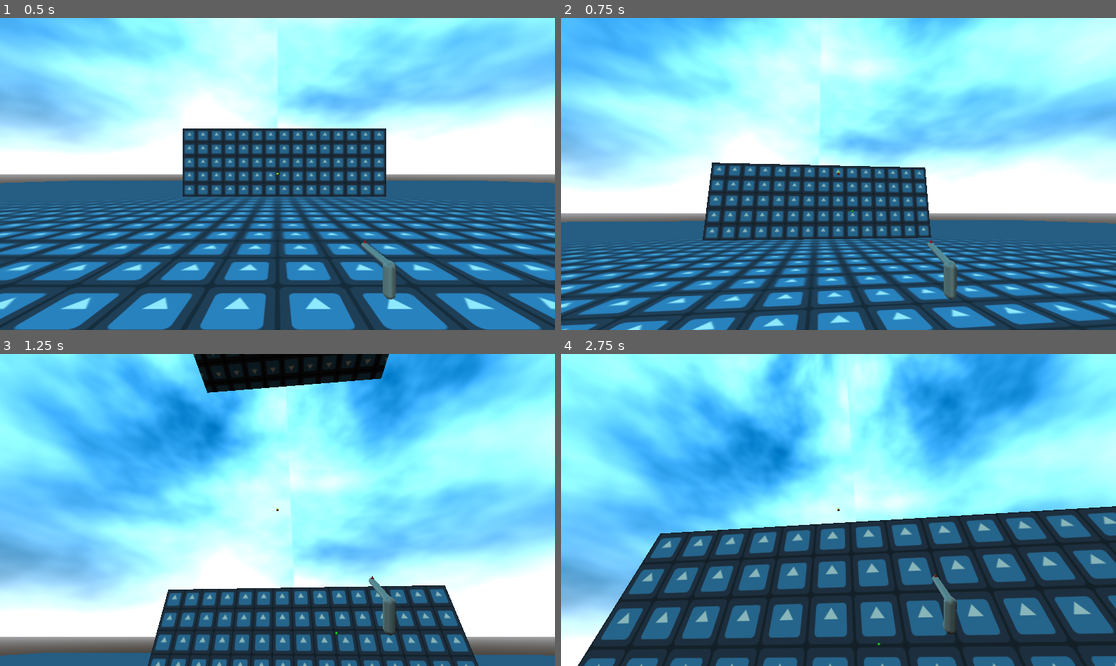
Above: before the commit, frames 1-4 (two rows, left to right).
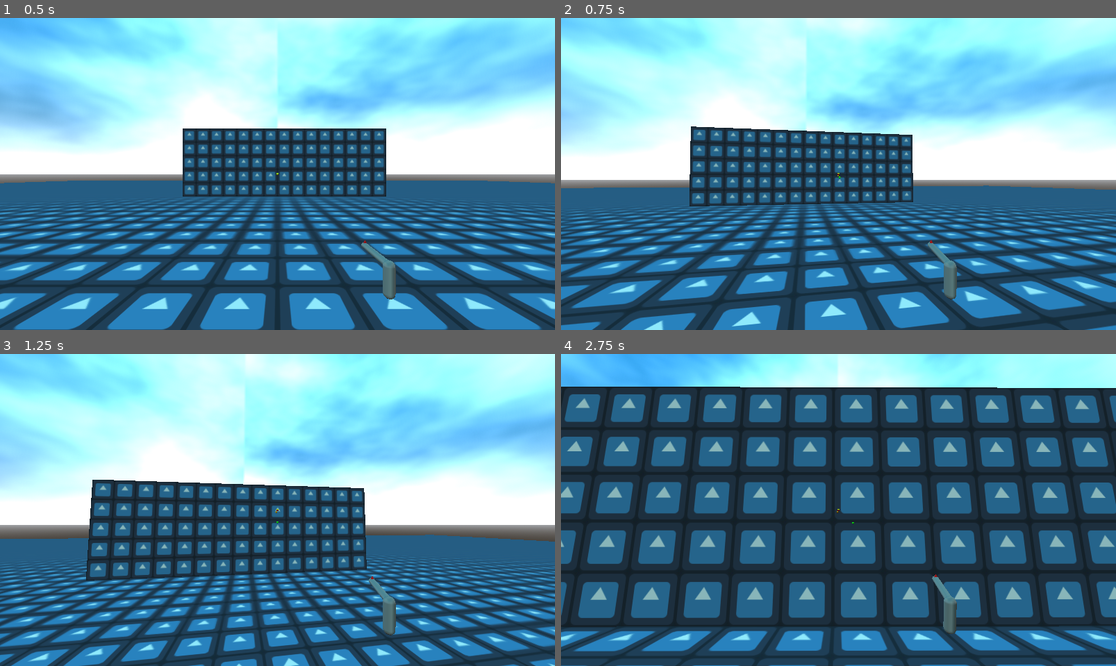
Above: after the commit, the same moments.

Repository: TaylorBradshaw/generic
Game: Godot game, scene res://world.tscn
The game is run twice, just before and just after one commit, with the same random seed, the same clock (stepped at 60 frames per second) and the same inputs. The engine's default icon, where the game draws it, is replaced by a stand-in: a white triangle on a blue panel in a dark square.
Inputs (mouse positions are in pixels of both pictures, inside the frame that each line leads up to):
- Up to frame 1 (0.5 s): no input
- Up to frame 2 (0.75 s): tap Enter at 0.5 s; move the mouse to (866, 174) at 0.52 s; press the mouse at (866, 174) at 0.53 s; hold W (up) from 0.53 s (still down)
- Up to frame 3 (1.25 s): keep holding W (up); tap Space (jump) at 0.77 s
- Up to frame 4 (2.75 s): keep holding W (up); move the mouse to (810, 510) at 1.27 s; release the mouse at (810, 510) at 1.28 s; right-click (810, 510) at 1.35 s; tap Space (jump) at 1.52 s; click (810, 510) at 1.55 s; move the mouse to (849, 503) at 2.02 s; press the mouse at (849, 503) at 2.03 s

Frame 1 is identical in both runs. In frame 2, 74% of the frame differs, in the area x 0-100%, y 0-100%; in frame 3, 90%; in frame 4, 86%.

Commit message:
Add last recoil rotation debug object, attempt different ease methods with fire_rate

Diff:
--- a/godot_recoil/player.gd
+++ b/godot_recoil/player.gd
@@ -15,6 +15,7 @@
 var debug_head = Node3D.new()
 var debug_camera_rotation = Node3D.new()
 var debug_recoil_rotation = Node3D.new()
+var debug_last_rotation = Node3D.new()
 var debug_target_rotation = Node3D.new()
 
 func _ready() -> void:
@@ -26,6 +27,8 @@
     debug_camera_rotation.add_child(sphere(Color.GREEN))
     debug_head.add_child(debug_recoil_rotation)
     debug_recoil_rotation.add_child(sphere(Color.RED))
+    debug_head.add_child(debug_last_rotation)
+    debug_last_rotation.add_child(sphere(Color.ORANGE))
     debug_head.add_child(debug_target_rotation)
     debug_target_rotation.add_child(sphere(Color.YELLOW))
     #debug_head.visible = false
@@ -47,6 +50,7 @@
 var look_rotation = Vector3.ZERO
 
 var target_recoil_rotation = Vector3.ZERO
+var last_recoil_rotation = Vector3.ZERO
 var recoil_rotation = Vector3.ZERO
 var camera_recoil_rotation = Vector3.ZERO
 var look_input = Vector3.ZERO
@@ -61,7 +65,7 @@
 
         var look_step = look_input - recoil_correction
         look_rotation += look_step
-        look_rotation.x = clampf(look_rotation.x, deg_to_rad(-90.0), deg_to_rad(90.0)) # Good!
+        look_rotation.x = clampf(look_rotation.x, deg_to_rad(-90.0), deg_to_rad(90.0))
 
         target_recoil_rotation += scale_difference(target_recoil_rotation, look_input)
 
@@ -95,6 +99,7 @@
 ### Main Loop ###
 func _process(delta: float) -> void:
     if Input.is_action_pressed("fire"):
+    #if Input.is_action_just_pressed("fire"):
         fire()
 
     process_recoil(delta)
@@ -108,45 +113,77 @@
     # Debug
     debug_camera_rotation.basis = Basis.from_euler(look_rotation)
     debug_recoil_rotation.basis = Basis.from_euler(look_rotation + recoil_rotation)
+    debug_last_rotation.basis = Basis.from_euler(look_rotation + last_recoil_rotation)
     debug_target_rotation.basis = Basis.from_euler(look_rotation + target_recoil_rotation)
+
+### Weapon ###
+var fire_rate = 10 # Shots per second
+var time_since_last_shot = 0.0 # seconds
 
 
 ### Recoil ###
 func process_recoil(delta: float) -> void:
     if target_recoil_rotation == Vector3.ZERO and recoil_rotation == Vector3.ZERO:
         return
-    # Move target recoil towards zero
-    var recoil_return_speed = 6 * delta #TODO: this value affects the recoil magnitude limit, very strange
     if can_fire:
+        # Move target recoil towards zero
+        last_recoil_rotation = Vector3.ZERO
+        var recoil_return_speed = 6 * delta
         target_recoil_rotation -= target_recoil_rotation * recoil_return_speed
-    # Move recoil rotation towards target recoil
-    var snappiness = delta * 24
-    recoil_rotation = lerp(recoil_rotation, target_recoil_rotation, snappiness)
+        recoil_rotation = lerp(recoil_rotation, target_recoil_rotation, recoil_return_speed)
+    else:
+        # Move recoil rotation towards target recoil
+        # TODO: Not sure which one feels better?
+
+        var snappiness = delta * 24.0
+        recoil_rotation = lerp(recoil_rotation, target_recoil_rotation, snappiness)
+
+        #recoil_rotation = recoil_rotation.lerp(target_recoil_rotation, 1.0 / fire_rate)
+
+        #time_since_last_shot += delta
+
+        #recoil_rotation = lerp(last_recoil_rotation, target_recoil_rotation, time_since_last_shot * fire_rate)
+
+        #recoil_rotation = Tween.interpolate_value(
+            #last_recoil_rotation,
+            #target_recoil_rotation - last_recoil_rotation,
+            #time_since_last_shot,
+            #1.0 / fire_rate,
+            #Tween.TRANS_SINE,
+            #Tween.EASE_OUT)
 
 var can_fire : bool = true
 func fire():
     if not can_fire:
         return
     can_fire = false
+    time_since_last_shot = 0.0
     # TODO: spawn bullet
     recoil()
-    await get_tree().create_timer(0.1).timeout
+    await get_tree().create_timer(1.0/fire_rate).timeout
     can_fire = true
 
 func recoil():
     # Define direction based on unit circle
-    var direction = deg_to_rad(110)
+    var direction = deg_to_rad(90)
     var direction_stddev = deg_to_rad(12) # 10%
     direction = randfn(direction, direction_stddev)
-    var magnitude = 1.0 / 10.0
-    var magnitude_stddev = magnitude / 10.0 # 10%
-    magnitude = randfn(magnitude, magnitude_stddev)
+
+    var horizontal_magnitude = 1.0 / 10.0
+    var horizontal_magnitude_stddev = horizontal_magnitude / 10.0 # 10%
+    horizontal_magnitude = randfn(horizontal_magnitude, horizontal_magnitude_stddev)
+
+    var vertical_magnitude = 1.0 / 100.0
+    var vertical_magnitude_stddev = vertical_magnitude / 10.0 # 10%
+    vertical_magnitude = randfn(vertical_magnitude, vertical_magnitude_stddev)
+
     # Determine recoil amount per-axis
-    var recoil_x = -cos(direction) * magnitude # negative since -Z is forward in Godot
-    var recoil_y = sin(direction) * magnitude
+    var recoil_x = -cos(direction) * horizontal_magnitude # negative since -Z is forward in Godot
+    var recoil_y = sin(direction) * vertical_magnitude
     var recoil_z = 0.0 # ignoring for now
     # Note: Basis uses order YXZ
     target_recoil_rotation += Vector3(recoil_y, recoil_x, recoil_z)
+    last_recoil_rotation = recoil_rotation
 
 
 ### Weapon ###
